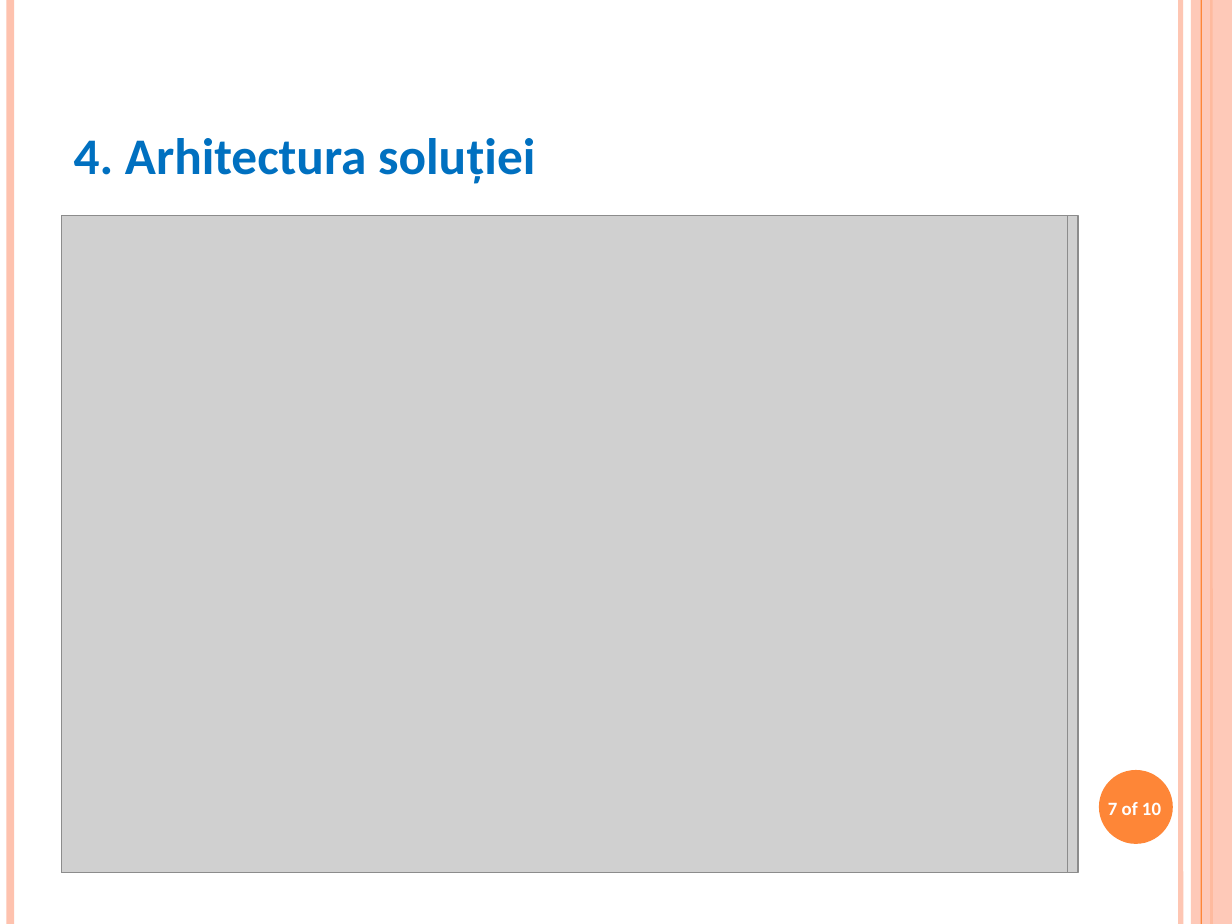
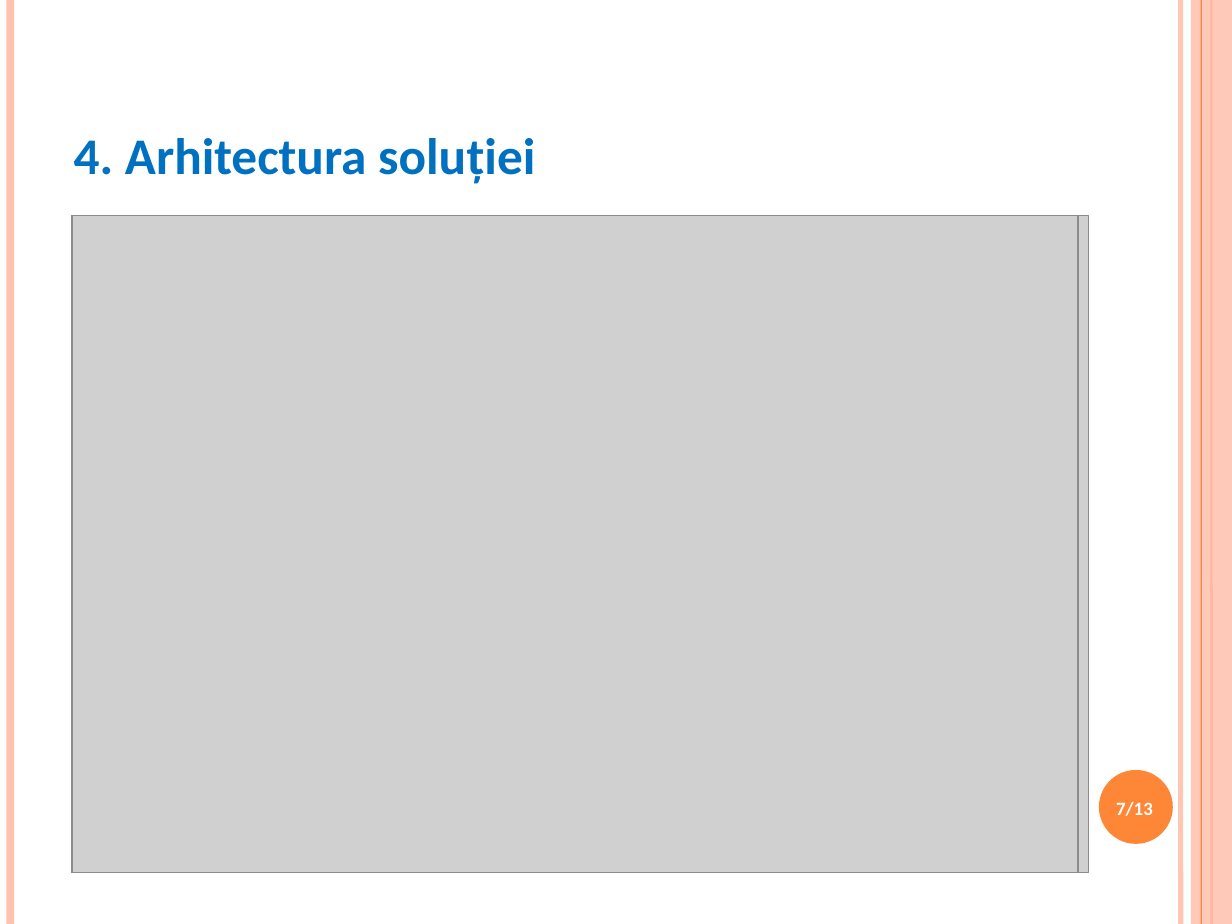
Before and after one commit to paultarce/workDizApp, a slide deck: slide 7 of Documentatie/TarcePaul_PrezentareLucrareDeDisertatie.pptx. Drawn at 1232x924 pixels with LibreOffice and Linux fonts; fonts in the diff are those of the drawing; grey boxes stand for pictures; background and template pictures are left out. Boxes give left, top, right and bottom in pixels: in the first picture for what was removed or moved away, otherwise in the second. Text is boxed around its words. In the diff, an @@ line names an element or a change of style, - is before the commit and + after.

```diff
--- a/Documentatie/TarcePaul_PrezentareLucrareDeDisertatie.pptx
+++ b/Documentatie/TarcePaul_PrezentareLucrareDeDisertatie.pptx
@@ 3 pictures: place and size @@
-3 pictures at (62,216,1078,872)
+3 pictures at (71,216,1088,872)
@@ page number at (1116,802,1153,816): text changed @@
-7 of 10
+7/13
```
Also in this commit, not shown: 11 other slides changed, 1 other file.
